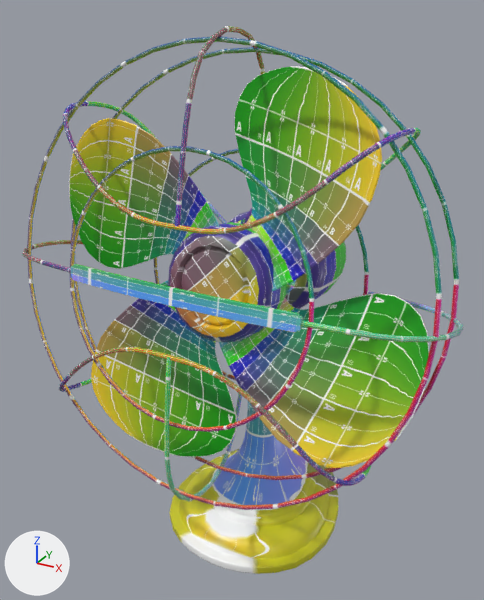
An edit to the glTF model vintageDeskFan/glTF/vintageDeskFan.gltf, drawn before and after from the same camera.
The view is the same before and after, from a 50 mm camera at (29.7, -57.1, 56.0) aimed at (-1.6, -0.1, 27.5). Arrows for +X, +Y and +Z are at lower left; the lights stay in place. Both versions are drawn at frame 5 of the action 'fanRunning'; the numbers are the values there.

The first picture shows 'fanBase', 'fanBlade1', 'fanBlade2', 'fanBlade3', 'fanBlade4', 'fanHub', 'namePlate', 'wire1', 'wire2', 'wire3', 'wire6', 'wire7'.
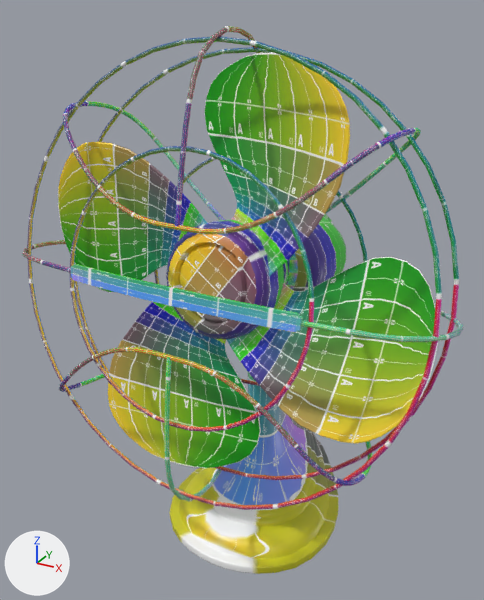
ob_fananimationnode is not drawn itself; it is the parent of ob_fanblade1, ob_fanblade2, ob_fanblade3, ob_fanblade4, ob_fanhub.

Location of each change, (x1, y1, x2, y2) in pixels of the pictures (484 x 600 px):
'fanBlade3', moved, turned: before (69, 118, 220, 269); after (226, 257, 438, 444)
'fanBlade2', moved, turned: before (235, 66, 382, 292); after (108, 302, 261, 468)
'fanBlade1', moved, turned: before (219, 293, 429, 468); after (58, 142, 208, 292)
'fanBlade4', moved, turned: before (91, 280, 237, 457); after (204, 53, 350, 276)
'fanHub', moved, turned: before (168, 222, 287, 343); after (166, 220, 284, 339)

Edits to the bpy script that builds the scene:
```text
Change ob_fananimationnode:
    ob_fananimationnode.location: (-18.84, 1.99, 49.1) -> (22.41, 1.99, 15.28)
    ob_fananimationnode.rotation_euler: (0.0, 2.356, 0.0) -> (0.0, -0.982, 0.0)  # degrees (0, 135, 0) -> degrees (0, -56, 0)
```
